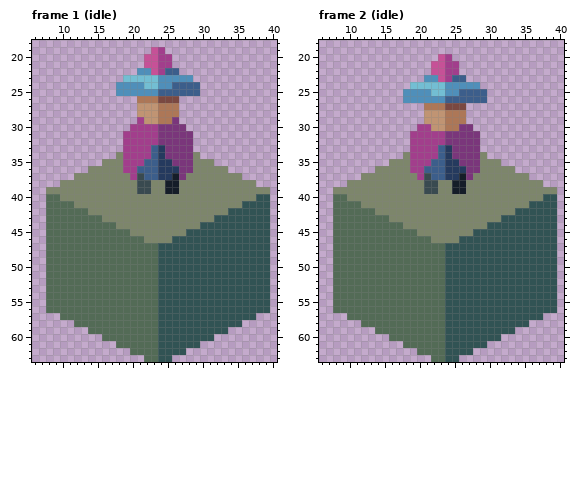
One commit to this pixel-art file: game-off-2025-waves/scenes/player/player_anim.aseprite. This is how it looked before the edit.
48x64 pixels, 23 frames. Shown: frame 1 (idle): x 6..40, y 18..63; frame 2 (idle): x 6..40, y 18..63. The commit also changed other frames, which this record leaves out.
Now the later version:
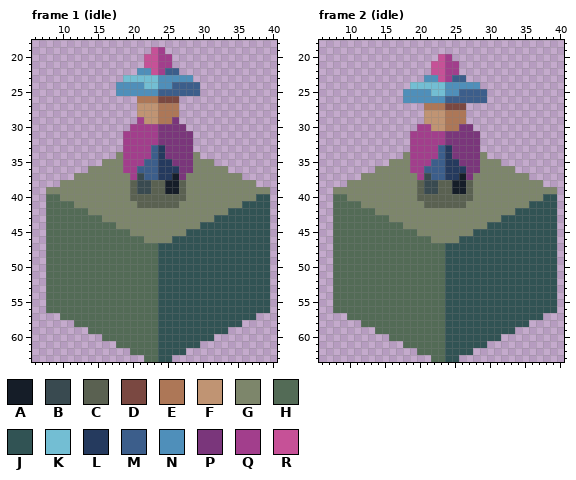
Palette (. is transparent): A #151d28  B #394a50  C #5a6151  D #7a4841  E #ad7757  F #c09473  G #7d866b  H #536b56  J #315354  K #73bed3  L #253a5e  M #3c5e8b  N #4f8fba  P #7a367b  Q #a23e8c  R #c65197
Change:
layer "Layer 1" opacity 30% added
Frame 1 (idle), layer "Layer 1":
y 38..39: x 20 G -> C; x 23..24 GG -> CC; x 27 G -> C
y 40: x 20..27 GGGGGGGG -> CCCCCCCC
y 41: x 21..26 GGGGGG -> CCCCCC
Frame 2 (idle), layer "Layer 1": the same change as frame 1 (idle)
